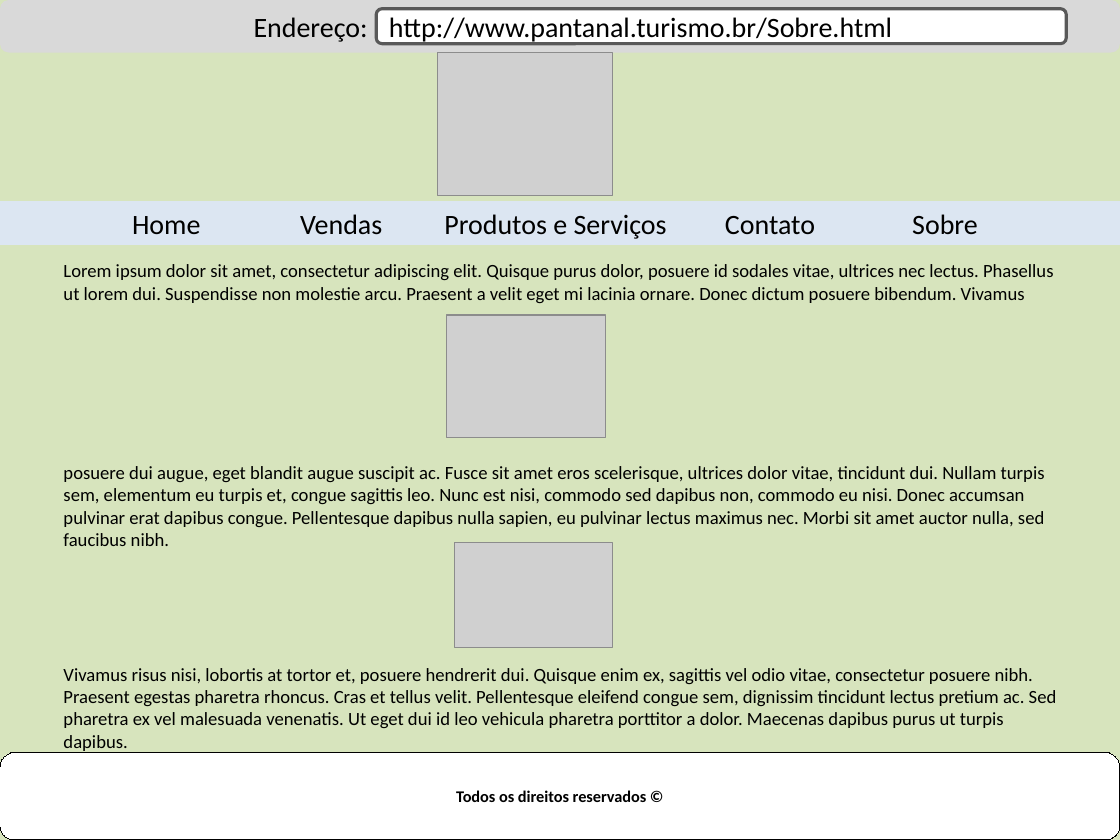
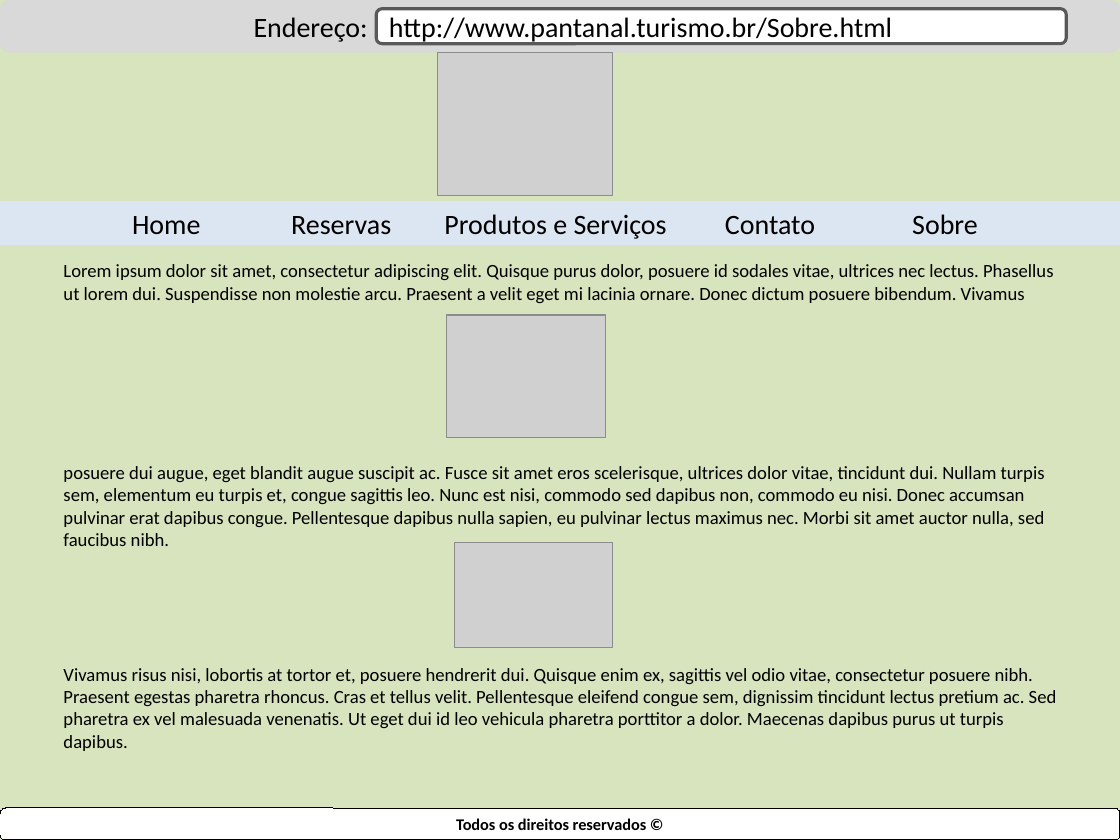
Before and after one commit to jomoura/FCW-AtividadeFinal, a slide deck: slide 5 of Layout.pptx. Drawn at 1120x840 pixels with LibreOffice and Linux fonts; fonts in the diff are those of the drawing; grey boxes stand for pictures. Boxes give left, top, right and bottom in pixels: in the first picture for what was removed or moved away, otherwise in the second. Text is boxed around its words. In the diff, an @@ line names an element or a change of style, - is before the commit and + after.

```diff
--- a/Layout.pptx
+++ b/Layout.pptx
@@ text in rectangle at bbox=[291, 216, 391, 235]: text changed @@
-Vendas
+Reservas
@@ rounded rectangle "Todos os direitos reservados ©": place and size @@
-rounded rectangle "Todos os direitos reservados ©" at bbox=[0, 753, 1120, 840]
+rounded rectangle "Todos os direitos reservados ©" at bbox=[0, 808, 1120, 840]
```
Also in this commit, not shown: 4 other slides changed, 3 other files.
